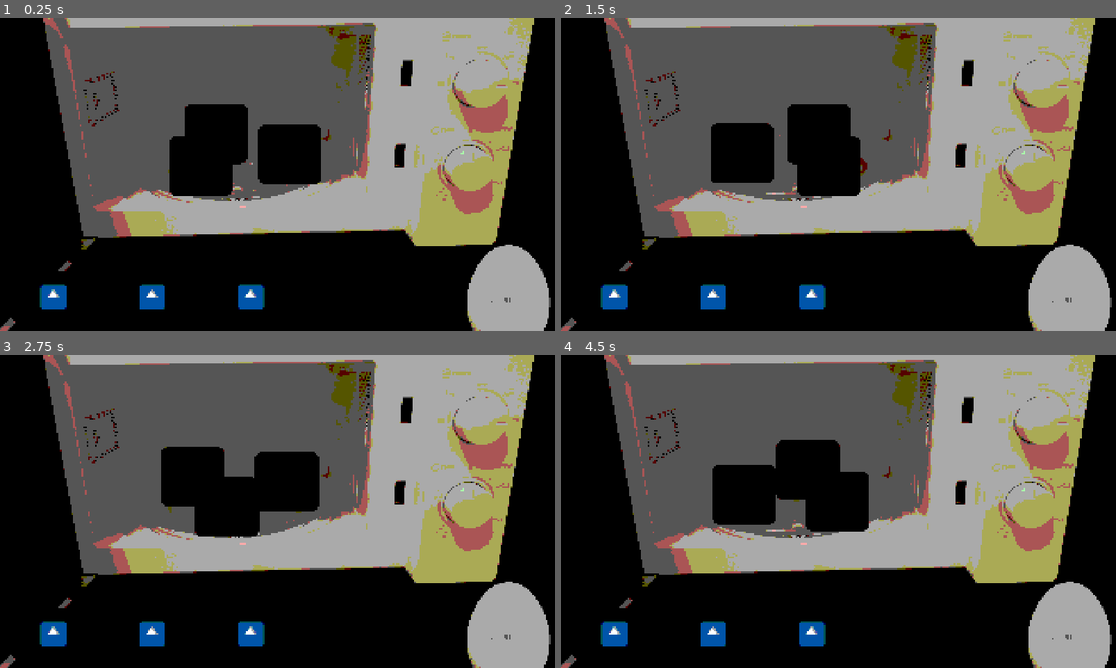
Above: before the commit, frames 1-4 (two rows, left to right).
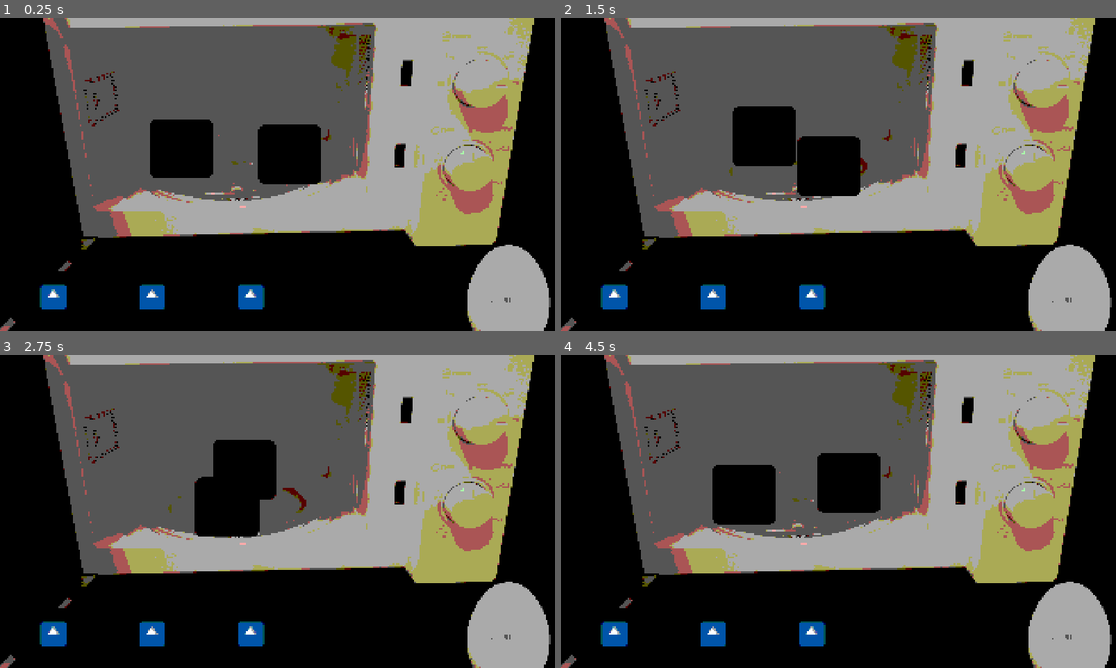
Above: after the commit, the same moments.

Repository: AnJ95/gmtk-2026
Game: Godot game, scene res://main/Main.tscn
Two runs of this game, one before a commit and one after it. Both use one fixed random seed, a clock stepped at 60 frames per second and the inputs below. This scene is started directly instead of the project's main scene. The engine's default icon, where the game draws it, is replaced by a stand-in: a white triangle on a blue panel in a dark square.
Inputs (mouse positions are in pixels of both pictures, inside the frame that each line leads up to):
- Up to frame 1 (0.25 s): no input
- Up to frame 2 (1.5 s): move the mouse to (960, 158) at 0.52 s; click (960, 158) at 0.67 s; drag from (727, 190) to (832, 165) at 1.27 s
- Up to frame 3 (2.75 s): move the mouse to (333, 442) at 2.02 s; click (333, 442) at 2.17 s
- Up to frame 4 (4.5 s): drag from (810, 574) to (755, 477) at 2.77 s; move the mouse to (1005, 558) at 3.52 s; click (1005, 558) at 3.67 s; drag from (672, 464) to (616, 633) at 4.27 s

The runs differ from the first frame. In frame 1, 3.0% of the frame differs, in the area x 27-45%, y 27-57%; in frame 2, 3.1%; in frame 3, 3.9%, in the area x 29-58%, y 27-50%; in frame 4, 3.1%.

Commit message:
Add Level definitions and LevelManager

Diff:
--- /dev/null
+++ b/level/Level.gd
@@ -0,0 +1,10 @@
+class_name Level
+
+var total_time: int
+var num_microwave_slots: int
+var shelf_items: Array[PackedScene]
+
+func _init(total_time: int, num_microwave_slots: int, shelf_items: Array[PackedScene]) -> void:
+	self.total_time = total_time
+	self.num_microwave_slots = num_microwave_slots
+	self.shelf_items = shelf_items
--- /dev/null
+++ b/level/LevelManager.gd
@@ -0,0 +1,30 @@
+extends Node
+
+signal level_start(level: Level)
+
+var levels := [
+	Level.new(30, 2, [
+		preload("res://item/item.tscn"),
+		preload("res://item/item.tscn")
+	]),
+	Level.new(45, 3, [
+		preload("res://item/item.tscn"),
+		preload("res://item/item.tscn"),
+		preload("res://item/item.tscn"),
+	]),
+	Level.new(60, 4, [
+		preload("res://item/item.tscn"),
+		preload("res://item/item.tscn"),
+		preload("res://item/item.tscn"),
+		preload("res://item/item.tscn")
+	])
+]
+
+var current_level_id = 0
+
+func _ready() -> void:
+	start_level(0)
+
+func start_level(level_id: int):
+	current_level_id = level_id
+	level_start.emit(levels[current_level_id])
--- a/main/Main.tscn
+++ b/main/Main.tscn
@@ -6,6 +6,7 @@
 [ext_resource type="Shader" uid="uid://dsvlbrk5o15sf" path="res://post_processing.gdshader" id="5_tv7ag"]
 [ext_resource type="Script" uid="uid://cxm7dyx46v7b8" path="res://main/color_shader.gd" id="6_o80qs"]
 [ext_resource type="Script" uid="uid://betvtnl70cnxq" path="res://drag-and-drop/DragManager.gd" id="6_qtrhv"]
+[ext_resource type="Script" uid="uid://cj3c245ga5s5i" path="res://level/LevelManager.gd" id="7_o80qs"]
 
 [sub_resource type="ShaderMaterial" id="ShaderMaterial_4mnyk"]
 shader = ExtResource("5_tv7ag")
@@ -37,3 +38,8 @@
 
 [node name="DragManager" type="Node2D" parent="." unique_id=1821741519]
 script = ExtResource("6_qtrhv")
+
+[node name="LevelManager" type="Node" parent="." unique_id=1836398542]
+script = ExtResource("7_o80qs")
+
+[connection signal="level_start" from="LevelManager" to="Microwave" method="_on_level_manager_level_start"]
--- a/microwave/microwave.gd
+++ b/microwave/microwave.gd
@@ -14,9 +14,6 @@
 var current_runtime = 0
 var is_running = true
 
-func _ready() -> void:
-	spawn_slots()
-
 func spawn_slots() -> void:
 	for child in inner_root.get_children():
 		child.queue_free()
@@ -25,7 +22,6 @@
 		var instance := Slot.instantiate() as Node2D
 		instance.position = calc_pos_at(i, 0)
 		inner_root.add_child(instance)
-
 
 func calc_pos_at(i: int, time: float):
 	var angle_step := TAU / slot_num
@@ -36,3 +32,8 @@
 		current_runtime += delta
 		for i in inner_root.get_child_count():
 			inner_root.get_child(i).position = calc_pos_at(i, current_runtime)
+
+
+func _on_level_manager_level_start(level: Level) -> void:
+	slot_num = level.num_microwave_slots
+	spawn_slots()
Not shown, added: level/Level.gd.uid
Not shown, added: level/LevelManager.gd.uid
Not shown: 1 places in main/Main.tscn that only renumber resources
